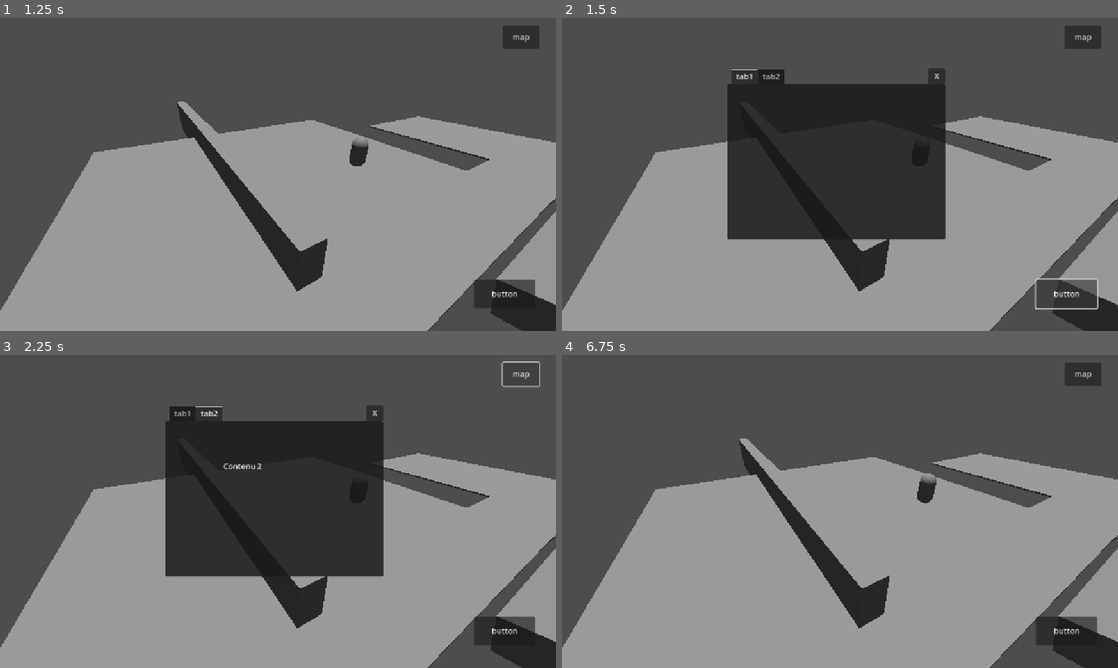
Above: before the commit, frames 1-4 (two rows, left to right).
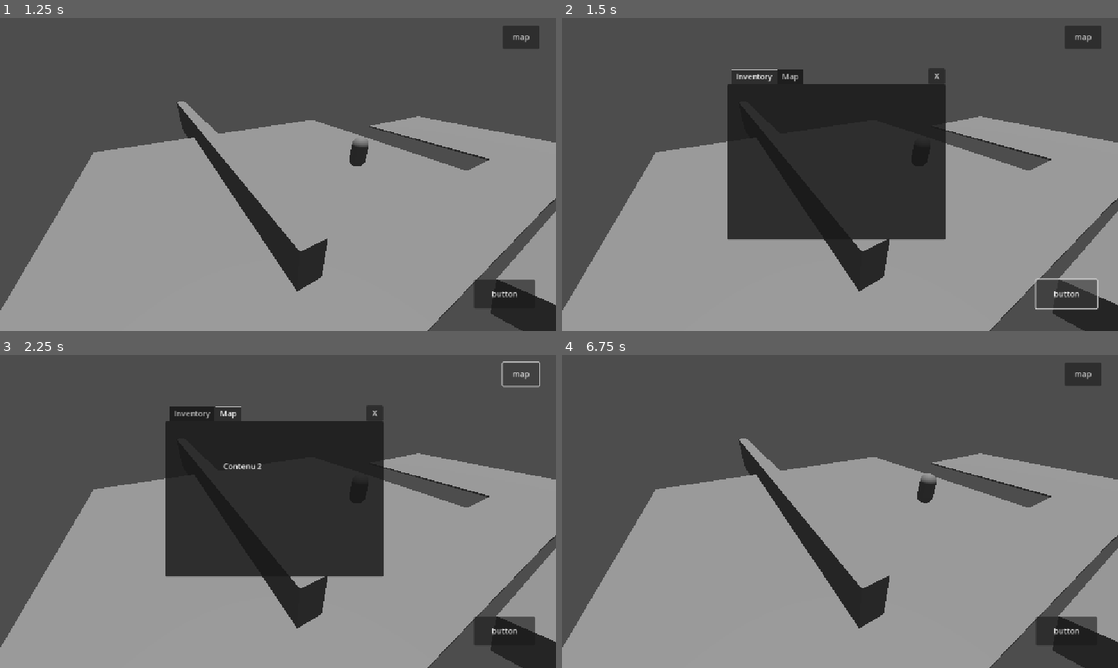
Above: after the commit, the same moments.

Repository: MateoChicano/Journey-starts-here
Game: Godot game, scene res://scenes/Menus/title_screen.tscn
Two runs of this game, one before a commit and one after it. Both use one fixed random seed, a clock stepped at 60 frames per second and the inputs below.
Inputs (mouse positions are in pixels of both pictures, inside the frame that each line leads up to):
- Up to frame 1 (1.25 s): click "Play" at 0.5 s
- Up to frame 2 (1.5 s): click "button" at 1.25 s
- Up to frame 3 (2.25 s): click "map" at 2 s
- Up to frame 4 (6.75 s): click "button" at 2.75 s; click "map" at 3.5 s; click "button" at 4.25 s; click "map" at 5 s; click "X" at 5.75 s; tap Enter at 6.5 s; move the mouse to (962, 495) at 6.52 s; click (962, 495) at 6.6 s

Frame 1 is identical in both runs. In frame 2, 0.3% of the frame differs, in the area x 31-69%, y 16-71%; in frame 3, 0.2%; in frame 4, nothing differs.

Commit message:
système de dialogue fonctionnel

Diff:
--- /dev/null
+++ b/journey-start-here/autoload/dialog_manager.gd
@@ -0,0 +1,10 @@
+extends Node
+
+var dialogs : Dictionary
+var file : String
+var dialog_ident : int
+
+func loadDialog(key : String) -> Dictionary :
+	file = FileAccess.get_file_as_string("res://scripts/Characters/Dialogs.json")
+	dialogs = JSON.parse_string(file)
+	return dialogs[key]
--- a/journey-start-here/project.godot
+++ b/journey-start-here/project.godot
@@ -14,6 +14,10 @@
 run/main_scene="uid://chjumidg76s3m"
 config/features=PackedStringArray("4.4", "GL Compatibility")
 config/icon="res://icon.svg"
+
+[autoload]
+
+DialogManager="*res://autoload/dialog_manager.gd"
 
 [debug]
 
--- a/journey-start-here/scenes/Characters/npc.tscn
+++ b/journey-start-here/scenes/Characters/npc.tscn
@@ -1,6 +1,6 @@
 [gd_scene load_steps=7 format=3 uid="uid://dx7kloy1xtmdb"]
 
-[ext_resource type="Script" uid="uid://d2csg587exnig" path="res://scripts/npc.gd" id="1_i4rdu"]
+[ext_resource type="Script" uid="uid://d2csg587exnig" path="res://scripts/Characters/npc.gd" id="1_i4rdu"]
 
 [sub_resource type="CapsuleMesh" id="CapsuleMesh_tcuxl"]
 
@@ -62,3 +62,6 @@
 label_settings = SubResource("LabelSettings_i4rdu")
 
 [connection signal="area_exited" from="Interact_Area" to="." method="_on_interact_area_area_exited"]
+[connection signal="gui_input" from="Text_box" to="." method="_on_text_box_click"]
+[connection signal="mouse_entered" from="Text_box" to="." method="_on_text_box_hover"]
+[connection signal="mouse_exited" from="Text_box" to="." method="_off_text_box"]
--- a/journey-start-here/scenes/Menus/hud.tscn
+++ b/journey-start-here/scenes/Menus/hud.tscn
@@ -31,21 +31,21 @@
 [node name="general menu" type="TabContainer" parent="menu container"]
 offset_left = 342.0
 offset_top = 105.0
-offset_right = 793.0
+offset_right = 794.0
 offset_bottom = 458.0
-mouse_filter = 2
-current_tab = 0
+mouse_filter = 0
+current_tab = 1
 
-[node name="tab1" type="Panel" parent="menu container/general menu"]
+[node name="Inventory" type="Panel" parent="menu container/general menu"]
+visible = false
 layout_mode = 2
 metadata/_tab_index = 0
 
-[node name="tab2" type="Panel" parent="menu container/general menu"]
-visible = false
+[node name="Map" type="Panel" parent="menu container/general menu"]
 layout_mode = 2
 metadata/_tab_index = 1
 
-[node name="Label" type="Label" parent="menu container/general menu/tab2"]
+[node name="Label" type="Label" parent="menu container/general menu/Map"]
 layout_mode = 0
 offset_left = 120.0
 offset_top = 81.0
--- a/journey-start-here/scenes/levels/test_level.tscn
+++ b/journey-start-here/scenes/levels/test_level.tscn
@@ -166,8 +166,7 @@
 
 [node name="NPC" parent="." instance=ExtResource("4_v45ci")]
 transform = Transform3D(1, 0, 0, 0, 1, 0, 0, 0, 1, -9.19325, 1.02701, 7.79173)
-npc_name = "container-man"
-dialog = "le tabContainer contient les tab "
+npc_name = "mec chokabr"
 
 [editable path="trigger salle"]
 [editable path="trigger salle 1"]
--- a/journey-start-here/scripts/Characters/Dialogs.json
+++ b/journey-start-here/scripts/Characters/Dialogs.json
@@ -1,4 +1,10 @@
 {
-    "name":"mec chokabr",
-    "Dialog":"Je suis de retour salopard"
- }
+
+    "mec chokabr" :
+        {
+            "day0" : ["Je suis de retour salopard", "Nan c'est bon "],
+            "day1" : ["On est le lendemain mdr", "je suis chokabr"]
+        }
+
+
+}
--- a/journey-start-here/scripts/Characters/npc.gd
+++ b/journey-start-here/scripts/Characters/npc.gd
@@ -1,13 +1,17 @@
 class_name npc extends CharacterBody3D
 
-@export var npc_name : String = "name"
+@export var npc_name : String
+@export var day_ident : String = "0"
+@onready var loadDialog : Dictionary = DialogManager.loadDialog(npc_name)
+@onready var player : Player = get_tree().get_first_node_in_group("Player")
+
+var displayed_text : Label
+var dialog_ident : int = 0
+
 
 func _ready() -> void:
 	get_child(3).hide()
-	loadDialog("res://scripts/Characters/Dialogs.json")
-
-func loadDialog(path : String) -> void :
-	var file : FileAccess = FileAccess.open(path, FileAccess.READ)
+	displayed_text = get_child(3).get_child(0)
 
 func displayDialog() -> void :
 
@@ -16,8 +20,27 @@
 
 	get_node("Text_box/Name").text = self.npc_name
 	get_child(3).show()
-	get_node("Text_box/Dialog").visible_characters = 0
+	displayed_text.visible_characters = 0
+
+	if dialog_ident < loadDialog["day"+day_ident].size() :
+		displayed_text.text = loadDialog["day"+day_ident][dialog_ident]
+		dialog_ident += 1
+	else :
+		displayed_text.text = loadDialog["day"+day_ident][dialog_ident-1]
 
 	for i in range(char_max) :
-		get_node("Text_box/Dialog").visible_characters = i
+		displayed_text.visible_characters = i
 		await get_tree().create_timer(delay).timeout
+
+
+func _on_text_box_click(_event: InputEvent) -> void:
+	if Input.is_action_just_pressed("left_click") :
+			self.displayDialog()
+
+
+func _on_text_box_hover() -> void:
+	player.skip_move = true
+
+
+func _off_text_box() -> void:
+	player.skip_move = false
Not shown, added: journey-start-here/autoload/dialog_manager.gd.uid
Empty file added: journey-start-here/scripts/Menus/skipping_hud.gd
Not shown, added: journey-start-here/scripts/Menus/skipping_hud.gd.uid
